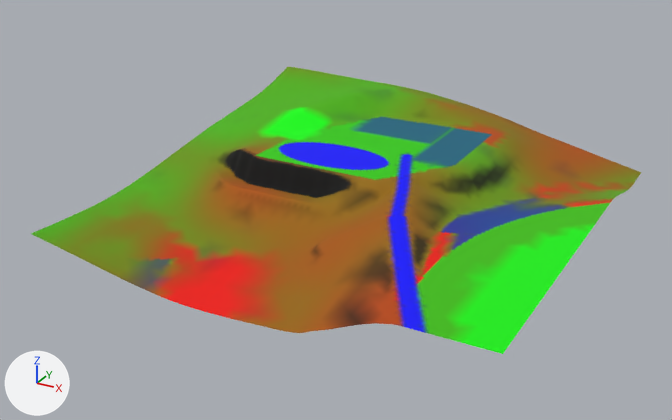
Renders of the glTF model games/yorimichi/assets/belmonte/meshes/SM_BM_BT_Terrain_1_4.glb from each side of a commit.
Rendered twice from a 50 mm lens placed at (-419.0, 116.0, 230.0), pointed at (-651.0, 539.0, 18.0). Lighting does not change. The marker at lower left points along +X, +Y and +Z. The older version comes first.

Objects in the first picture: 'SM_BM_BT_Terrain_1_4'.
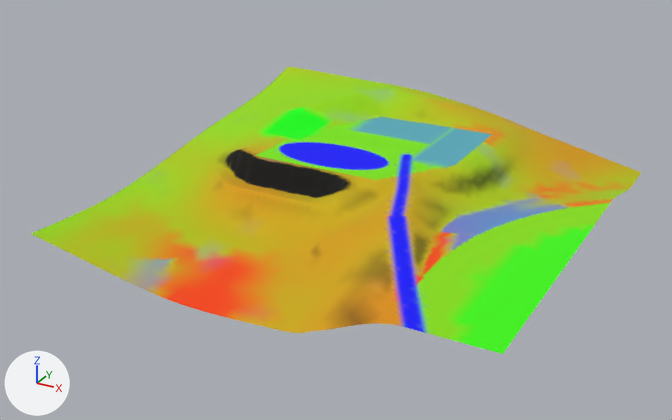
The change, as a diff of the scene's bpy script:
```diff
--- a/games/yorimichi/assets/belmonte/meshes/SM_BM_BT_Terrain_1_4.glb.py
+++ b/games/yorimichi/assets/belmonte/meshes/SM_BM_BT_Terrain_1_4.glb.py
@@ me_sm_bt_terrain_1_4 @@
 me_sm_bt_terrain_1_4.from_pydata(...)  # 4637 vertices, 9131 faces; spans x -768.0..-512.0, y 424.0..680.0, z 9.0..54.0
 # used by ob_sm_bm_bt_terrain_1_4; location = (0.0, 0.0, 0.0)
+# me_sm_bt_terrain_1_4 part 1: 8325 faces centred in x -766.0..-513.0, y 424.0..677.0, z 9.0..53.0 are repainted in the vertex colours, in many colours
 me_sm_bt_terrain_1_4.materials.append(mat_bm_000_m_terrain_011)
```

Changed parts and their boxes (x1, y1, x2, y2) in the pictures (672 x 420 px):
part 1 of me_sm_bt_terrain_1_4, recoloured (lighter): (31, 67, 641, 354) in both
